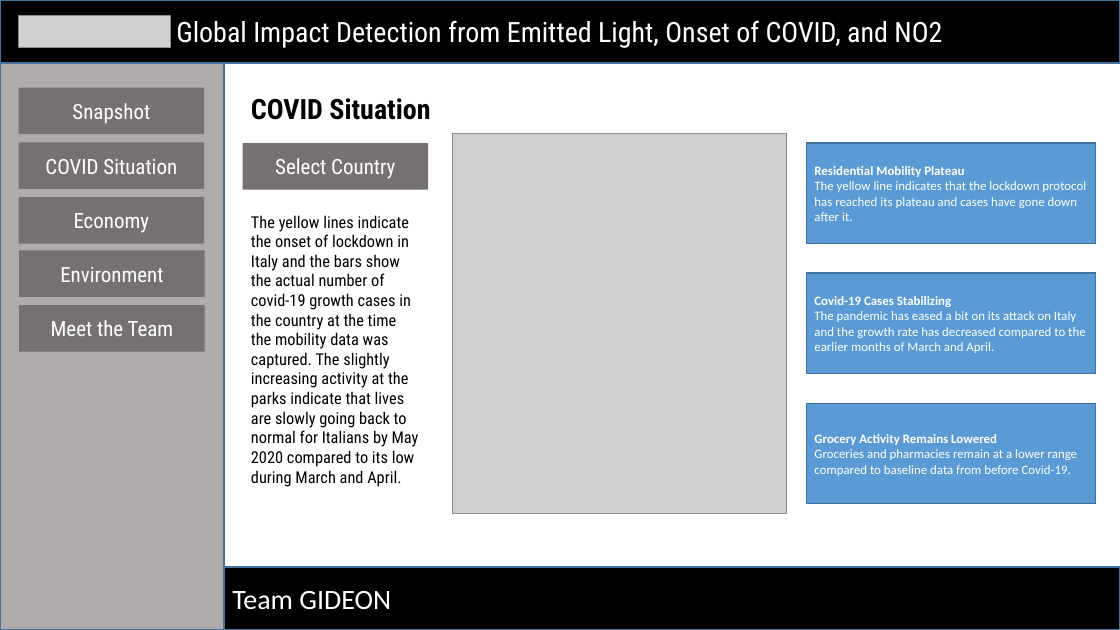
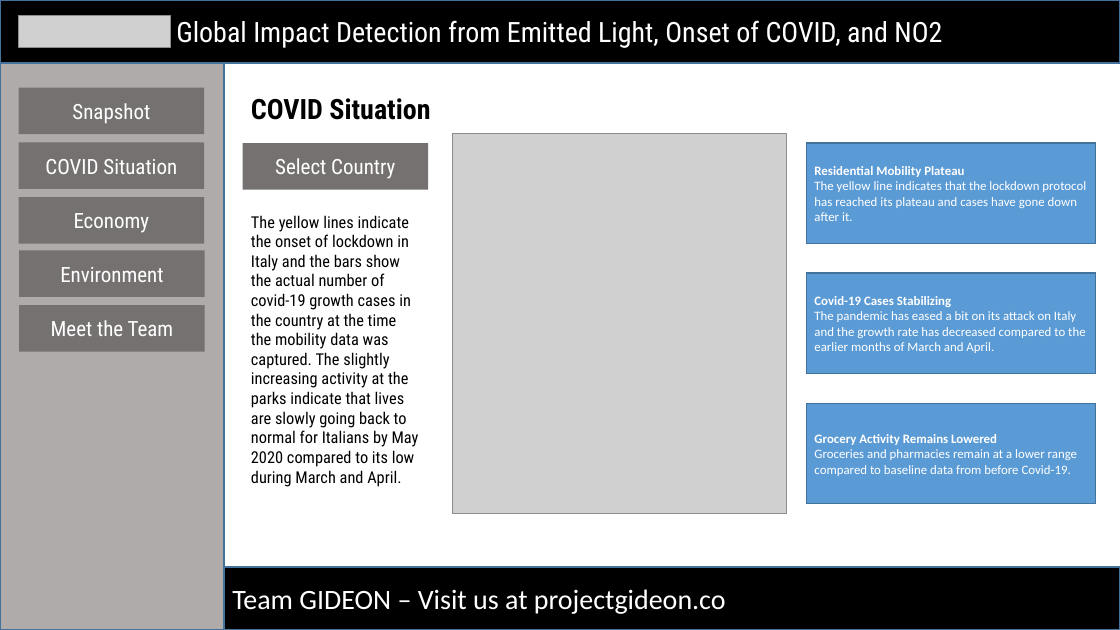
Before and after one commit to docligot/gqueers_space_apps, a slide deck: slide 2 of 5-slide-requirement_GIDEON.pptx. Drawn at 1120x630 pixels with LibreOffice and Linux fonts; fonts in the diff are those of the drawing; grey boxes stand for pictures. Boxes give left, top, right and bottom in pixels: in the first picture for what was removed or moved away, otherwise in the second. Text is boxed around its words. In the diff, an @@ line names an element or a change of style, - is before the commit and + after.

```diff
--- a/5-slide-requirement_GIDEON.pptx
+++ b/5-slide-requirement_GIDEON.pptx
@@ text in rectangle at box(232, 589, 726, 614): text changed @@
-Team GIDEON
+Team GIDEON – Visit us at projectgideon.co
```
Also in this commit, not shown: 4 other slides changed.
